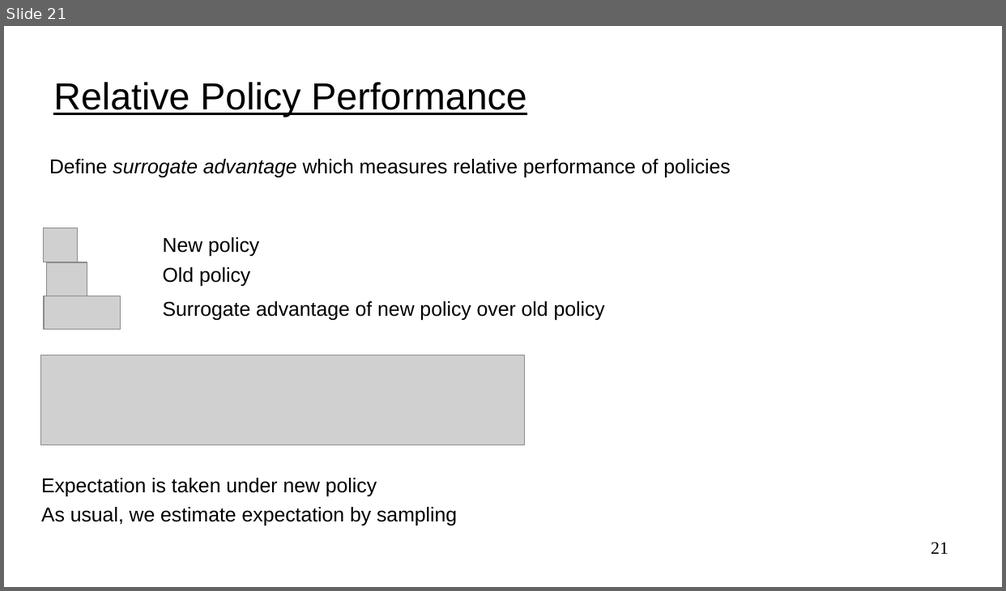
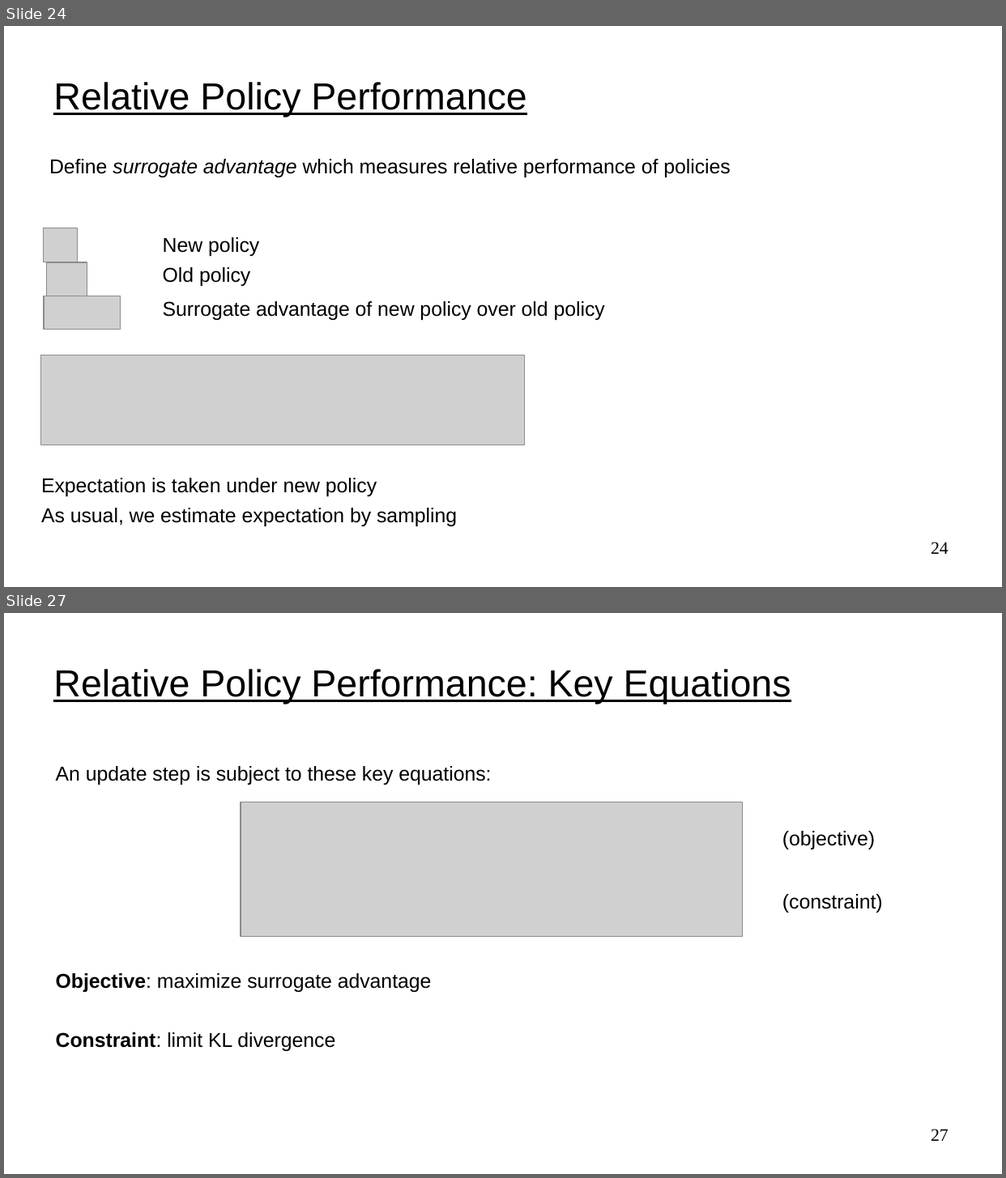
Before and after one commit to UVADS/reinforcement_learning, a slide deck: 08_policy_gradients_extensions/policy_gradients_extensions.ppt. Shown one above the other, each under a label of ours: slide 21 before the commit, slides 24 and 27 after it; the slides between them are not shown. The pictures are 1006x591 and 1006x1178 pixels, drawn with LibreOffice and Linux fonts; fonts in the diff are those of the drawing; grey boxes stand for pictures. Boxes give left, top, right and bottom in pixels: in the first picture for what was removed or moved away, otherwise in the second. Text is boxed around its words. In the diff, an @@ line names an element or a change of style, - is before the commit and + after.

```diff
--- a/08_policy_gradients_extensions/policy_gradients_extensions.ppt
+++ b/08_policy_gradients_extensions/policy_gradients_extensions.ppt
@@ slide 27 added at [4, 613, 1002, 1174], background #FFFFFF @@
@@ title added at [53, 669, 791, 704], 30 pt, text #000000, underline @@
+Relative Policy Performance: Key Equations
@@ text added at [56, 766, 491, 1051], 16 pt, text #000000 @@
+An update step is subject to these key equations:
+Objective: maximize surrogate advantage
+Constraint: limit KL divergence
@@ picture added at [241, 803, 742, 936] @@
@@ text added at [782, 831, 875, 850], 16 pt, text #000000 @@
+(objective)
@@ text added at [782, 894, 883, 913], 16 pt, text #000000 @@
+(constraint)
@@ page number added at [931, 1129, 948, 1141], 14 pt, text #000000 @@
+27
@@ what was slide 21 is now slide 24 @@
@@ page number at [931, 542, 948, 554]: text changed @@
-21
+24
```
Also in this commit, not shown: 8 slides changed, 6 other slides added.
